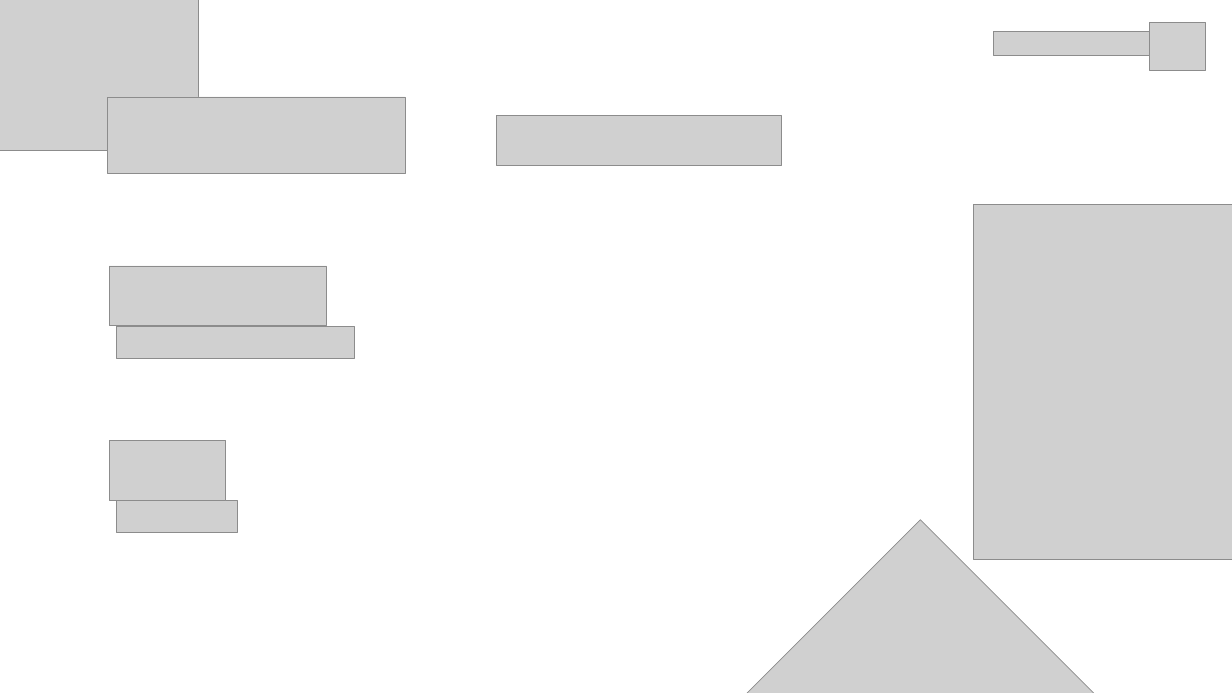
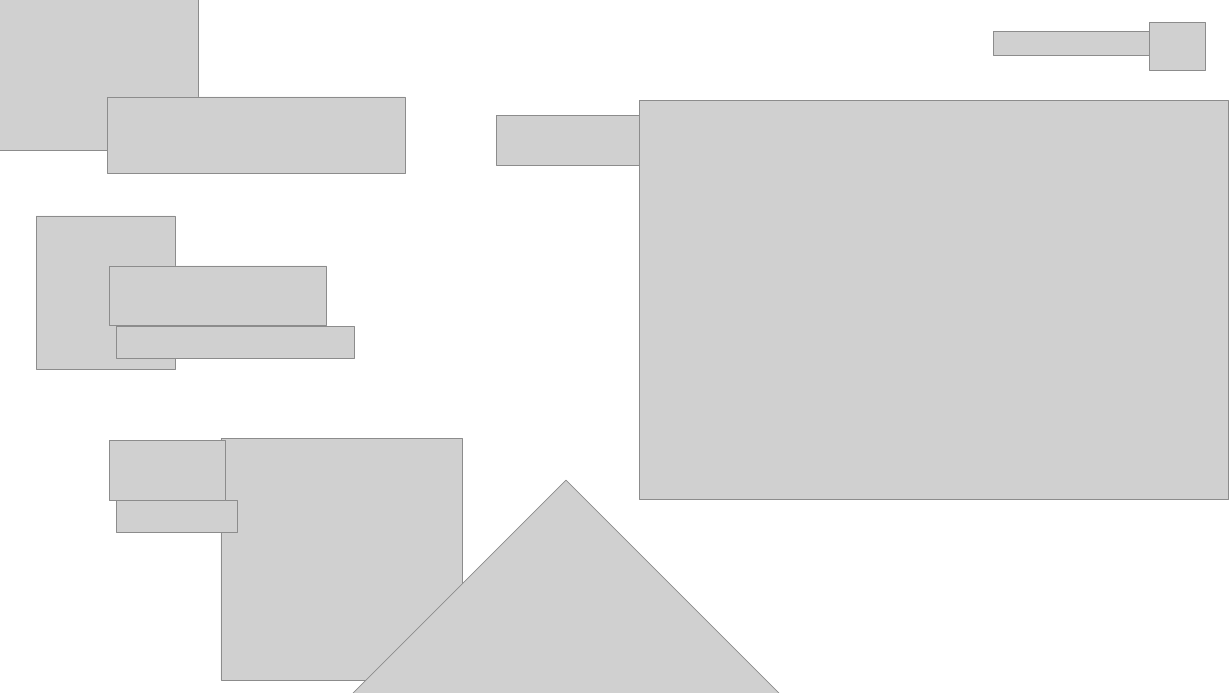
Before and after one commit to Kipioneer/TJE_Dissplay, a slide deck: slide 10 of 디스플레이.pptx. Drawn at 1232x693 pixels with LibreOffice and Linux fonts; fonts in the diff are those of the drawing; grey boxes stand for pictures. Boxes give left, top, right and bottom in pixels: in the first picture for what was removed or moved away, otherwise in the second. Text is boxed around its words. In the diff, an @@ line names an element or a change of style, - is before the commit and + after.

```diff
--- a/디스플레이.pptx
+++ b/디스플레이.pptx
@@ picture added at [639,101,1228,500] @@
@@ picture removed at [973,204,1232,559] @@
@@ picture added at [36,216,175,369] @@
@@ picture added at [221,439,463,680] @@
@@ picture: place and size @@
-picture at [693,520,1148,693]
+picture at [339,480,793,693]
```
Also in this commit, not shown: 7 slides added, 1 slide removed.
